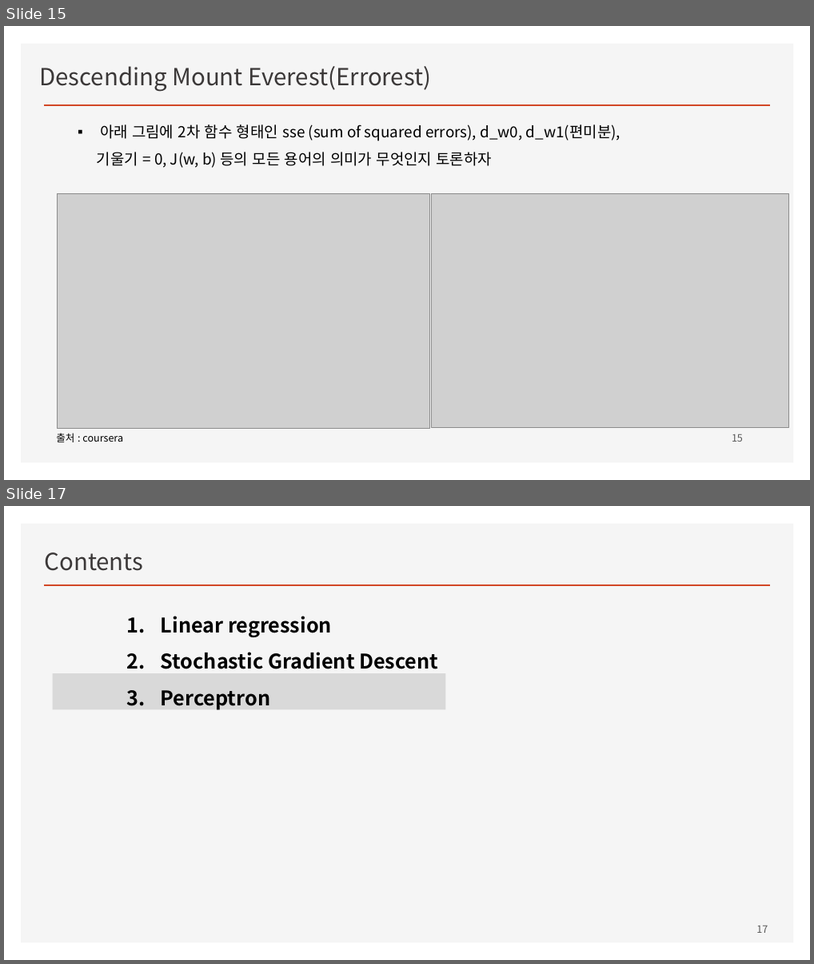
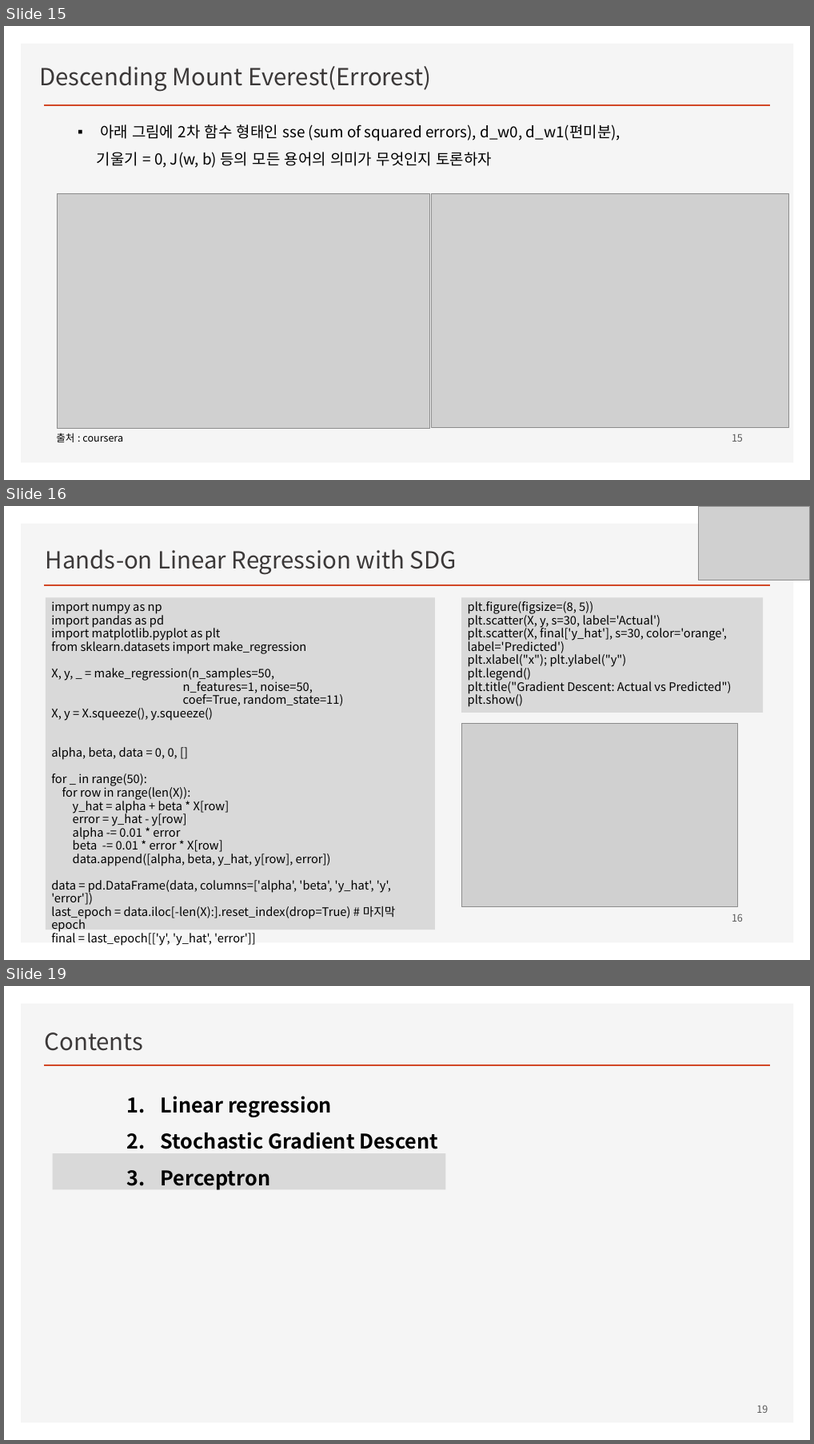
Before and after one commit to ancestor9/mathematics-for-machine-learning, a slide deck: Linear_Algebra/w4_Perceptron_Regression.pptx. Shown one above the other, each under a label of ours: slides 15 and 17 before the commit, slides 15, 16 and 19 after it; the slides between them are not shown. The pictures are 814x964 and 814x1444 pixels, drawn with LibreOffice and Linux fonts; fonts in the diff are those of the drawing; grey boxes stand for pictures; background and template pictures are left out. Boxes give left, top, right and bottom in pixels: in the first picture for what was removed or moved away, otherwise in the second. Text is boxed around its words. In the diff, an @@ line names an element or a change of style, - is before the commit and + after.

```diff
--- a/Linear_Algebra/w4_Perceptron_Regression.pptx
+++ b/Linear_Algebra/w4_Perceptron_Regression.pptx
@@ slide 16 added at box(4, 506, 810, 960), background #FFFFFF; not listed: 2 template elements that a slide beside it also shows @@
@@ picture added at box(699, 507, 810, 580) @@
@@ text added at box(46, 549, 457, 575), 28 pt, text #3B3838 @@
+Hands-on Linear Regression with SDG
@@ rectangle added at box(46, 597, 435, 929), fill #D9D9D9, 14 pt, text #000000 @@
+import numpy as np
+import pandas as pd
+import matplotlib.pyplot as plt
+from sklearn.datasets import make_regression
+X, y, _ = make_regression(n_samples=50,
+n_features=1, noise=50,
+coef=True, random_state=11)
+X, y = X.squeeze(), y.squeeze()
+alpha, beta, data = 0, 0, []
+for _ in range(50):
+for row in range(len(X)):
+y_hat = alpha + beta * X[row]
+error = y_hat - y[row]
+alpha -= 0.01 * error
+beta -= 0.01 * error * X[row]
+data.append([alpha, beta, y_hat, y[row], error])
+data = pd.DataFrame(data, columns=['alpha', 'beta', 'y_hat', 'y', 'error'])
+last_epoch = data.iloc[-len(X):].reset_index(drop=True) # 마지막 epoch
+final = last_epoch[['y', 'y_hat', 'error']]
@@ rectangle added at box(462, 597, 764, 712), fill #D9D9D9, 14 pt, text #000000 @@
+plt.figure(figsize=(8, 5))
+plt.scatter(X, y, s=30, label='Actual')
+plt.scatter(X, final['y_hat'], s=30, color='orange', label='Predicted')
+plt.xlabel("x"); plt.ylabel("y")
+plt.legend()
+plt.title("Gradient Descent: Actual vs Predicted")
+plt.show()
@@ picture added at box(462, 723, 738, 907) @@
@@ page number added at box(732, 913, 743, 921), 12 pt, text #595959 @@
+16
@@ what was slide 17 is now slide 19 @@
@@ page number at box(757, 1404, 768, 1412): text changed @@
-17
+19
```
Also in this commit, not shown: 3 slides changed, 1 other slide added.
